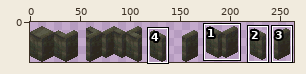
A sprite sheet gets an edit: tex/8bit/drustywalls.png. The first picture is a wide view before the edit; the outline marks the close-up.
Close-up. As it was:
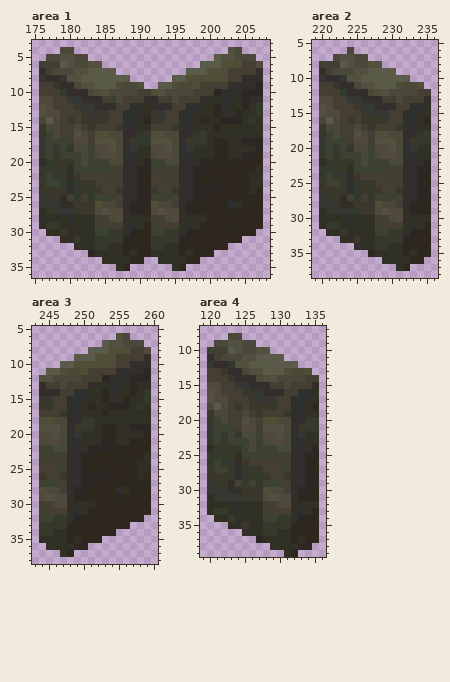
The file is 264x40 pixels. Colours within 5 levels of each other are drawn and written as one. Shown: area 1: x 175..208, y 3..36; area 2: x 219..236, y 5..38; area 3: x 243..260, y 5..38; area 4: x 119..136, y 7..39. The commit also changed other parts of the picture, which this record leaves out.
The result:
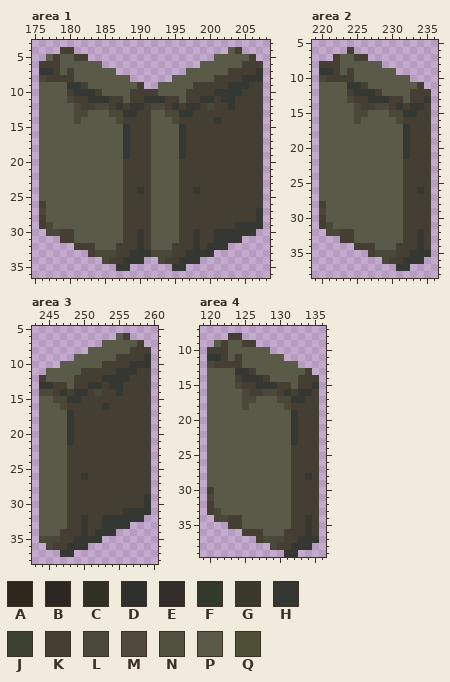
Palette (. is transparent): A #2d271d  B #2d2723  C #313024  D #2d302d  E #332e2c  F #343a2b  G #3a382b  H #353832  J #3c4132  K #443f32  L #4a4838  M #51493c  N #525140  P #5a5a49  Q #4f4f37
Change:
Changed rows in their new state; - is an unchanged pixel.
Area 1:
first column x 176:
 4 ---KK----------------------PK---
 5 -PKPPKK-------------------PPPPK-
 6 K-K-PPPPP-----------------PPP--K
 7 HHKPKPP-----------------PPP----H
 8 LKKKKP---------------PPPPKK--HHH
 9 PPPPHHKP---PPPK----PPPK----HHHKK
10 PPPPKHHHKPPPPK--KPPPPK---HHHHKKK
11 PPPPLKKHHHKKP--HHHKKP--HHKHHKKKK
12 PPPPPLKKLLKH-HHKLLKH-HHKLKKHKKKK
13 PPPPPLLPPPLLHHKKPPLLHHKKKKKKKKKK
14 P-PPPLPPPPPLKKKKPPPLKKKKKHKKKKKK
15 PPPPPPPPPPPPHKKKPPPPHKKKKKKKKKKK
16 PPPPPPPPPPPPHKKKPPPPHKKKKKKKKKKK
17 PPPPPPPPPPPPHKKKPPPPHKKKKKKKKKKK
18 PPPPPPPPPPPPHKKKPPPPHKKKKKKKKKKK
19 PPPPPPPPPPPPHKKKPPPPHKKKKKKKKKKK
20 PPPPPPPPPPPPKKKKPPPPKKKKKKKKKKKK
21 PPPPPPPPPPPPKKKKPPPPKKKKKKKKKKKK
22 PPPPPPPPPPPPKKKKPPPPKKKKKKKKKKKK
23 PPPPPPPPPPPPKKKKPPPPKKKKKKKKKKKK
24 PPPPPPPPPPPPKKHKPPPPKKHKKKKKKKKK
25 PPPPPPPPPPPPKKKKPPPPKKKKKKKKKKKK
26 KPPPPPPPPPPPKKKKPPPPKKKKKKKKKKKK
27 LPPPPPPPPPPPKKKKPPPPKKKKKKKKKKKH
28 KPPPPPPPPPPPKKKKPPPPKKKKKKKKKKKH
29 KLPPPPPPPPPPKKKKPPPPKKKKKKKKHHHH
30 -LLKKPPPPPPPKKHKPPPPKKHKKHHHHHH-
31 ---KKPPPPPPPKKHKPPPPKKHKKHHHH---
32 -----KKKPPPKKKHKPPPKKKHKHHH-----
33 -------KLLLKKHHHLLLKKHHHH-------
34 ---------LKKHHH--LKKHHH---------
35 -----------HH------HH-----------
Area 2:
first column x 220:
 6 ----K-----------
 7 --KPPKK---------
 8 K-K-PPPPP-------
 9 HHKPKPP---------
10 LKKKKP----------
11 PPPPHHKP---PPPK-
12 PPPPKHHHKPPPPK--
13 PPPPLKKHHHKKP--H
14 PPPPPLKKLLKH-HHK
15 PPPPPLLPPPLLHHKK
16 P-PPPLPPPPPLKKKK
17 PPPPPPPPPPPPHKKK
18 PPPPPPPPPPPPHKKK
19 PPPPPPPPPPPPHKKK
20 PPPPPPPPPPPPHKKK
21 PPPPPPPPPPPPHKKK
22 PPPPPPPPPPPPKKKK
23 PPPPPPPPPPPPKKKK
24 PPPPPPPPPPPPKKKK
25 PPPPPPPPPPPPKKKK
26 PPPPPPPPPPPPKKHK
27 PPPPPPPPPPPPKKKK
28 KPPPPPPPPPPPKKKK
29 LPPPPPPPPPPPKKKK
30 KPPPPPPPPPPPKKKK
31 KLPPPPPPPPPPKKKK
32 -LLKKPPPPPPPKKHK
33 ---KKPPPPPPPKKHK
34 -----KKKPPPKKKHK
35 -------KLLLKKHHH
36 ---------LKKHHH-
37 -----------HH---
Area 3:
first column x 244:
 6 -----------PK---
 7 ----------PPPPK-
 8 ----------PPP--K
 9 --------PPP----H
10 -----PPPPKK--HHH
11 ---PPPK----HHHKK
12 KPPPPK---HHHHKKK
13 HHKKP--HHKHHKKKK
14 LLKH-HHKLKKHKKKK
15 PPLLHHKKKKKKKKKK
16 PPPLKKKKKHKKKKKK
17 PPPPHKKKKKKKKKKK
18 PPPPHKKKKKKKKKKK
19 PPPPHKKKKKKKKKKK
20 PPPPHKKKKKKKKKKK
21 PPPPHKKKKKKKKKKK
22 PPPPKKKKKKKKKKKK
23 PPPPKKKKKKKKKKKK
24 PPPPKKKKKKKKKKKK
25 PPPPKKKKKKKKKKKK
26 PPPPKKHKKKKKKKKK
27 PPPPKKKKKKKKKKKK
28 PPPPKKKKKKKKKKKK
29 PPPPKKKKKKKKKKKH
30 PPPPKKKKKKKKKKKH
31 PPPPKKKKKKKKHHHH
32 PPPPKKHKKHHHHHH-
33 PPPPKKHKKHHHH---
34 PPPKKKHKHHH-----
35 LLLKKHHHH-------
36 -LKKHHH---------
37 ---HH-----------
Area 4:
first column x 120:
 8 ---KK-----------
 9 -PKPPKK---------
10 K-K-PPPPP-------
11 HHKPKPP---------
12 LKKKKP----------
13 PPPPHHKP---PPPK-
14 PPPPKHHHKPPPPK--
15 PPPPLKKHHHKKP--H
16 PPPPPLKKLLKH-HHK
17 PPPPPLLPPPLLHHKK
18 P-PPPLPPPPPLKKKK
19 PPPPPPPPPPPPHKKK
20 PPPPPPPPPPPPHKKK
21 PPPPPPPPPPPPHKKK
22 PPPPPPPPPPPPHKKK
23 PPPPPPPPPPPPHKKK
24 PPPPPPPPPPPPKKKK
25 PPPPPPPPPPPPKKKK
26 PPPPPPPPPPPPKKKK
27 PPPPPPPPPPPPKKKK
28 PPPPPPPPPPPPKKHK
29 PPPPPPPPPPPPKKKK
30 KPPPPPPPPPPPKKKK
31 LPPPPPPPPPPPKKKK
32 KPPPPPPPPPPPKKKK
33 KLPPPPPPPPPPKKKK
34 -LLKKPPPPPPPKKHK
35 ---KKPPPPPPPKKHK
36 -----KKKPPPKKKHK
37 -------KLLLKKHHH
38 ---------LKKHHH-
39 -----------HH---
Pixel boxes of the changes (left, top, right, bottom) in both close-ups:
changed: (39, 47, 263, 271)
changed: (319, 47, 431, 271)
changed: (39, 333, 151, 557)
changed: (207, 333, 319, 557)
